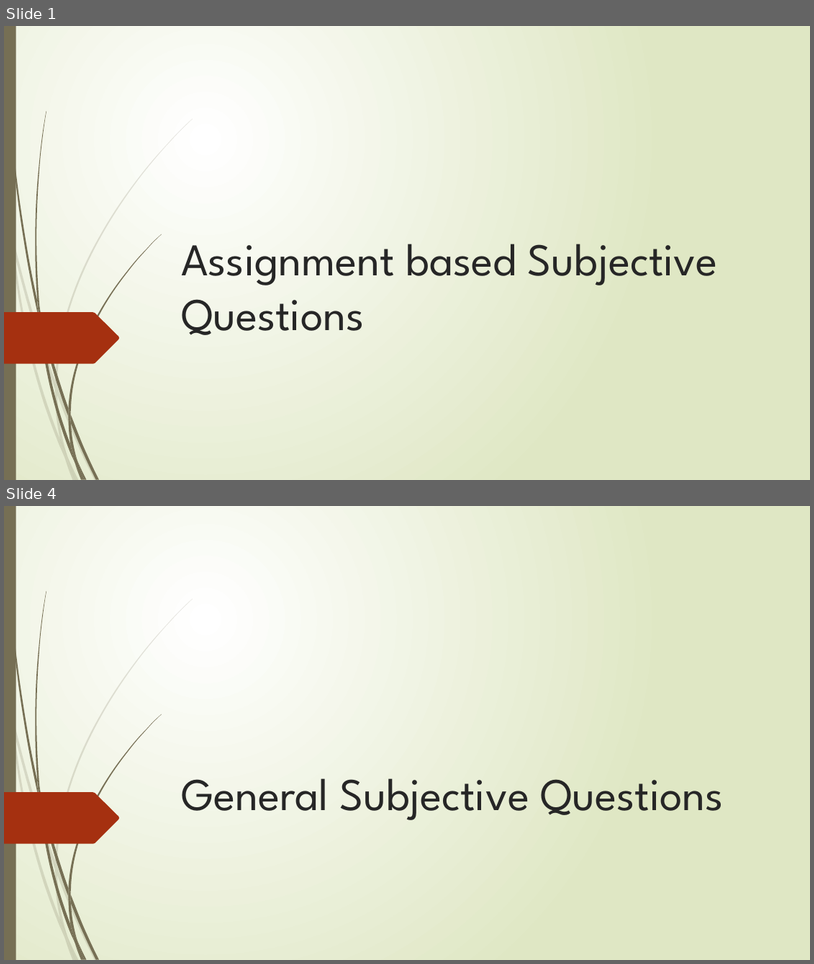
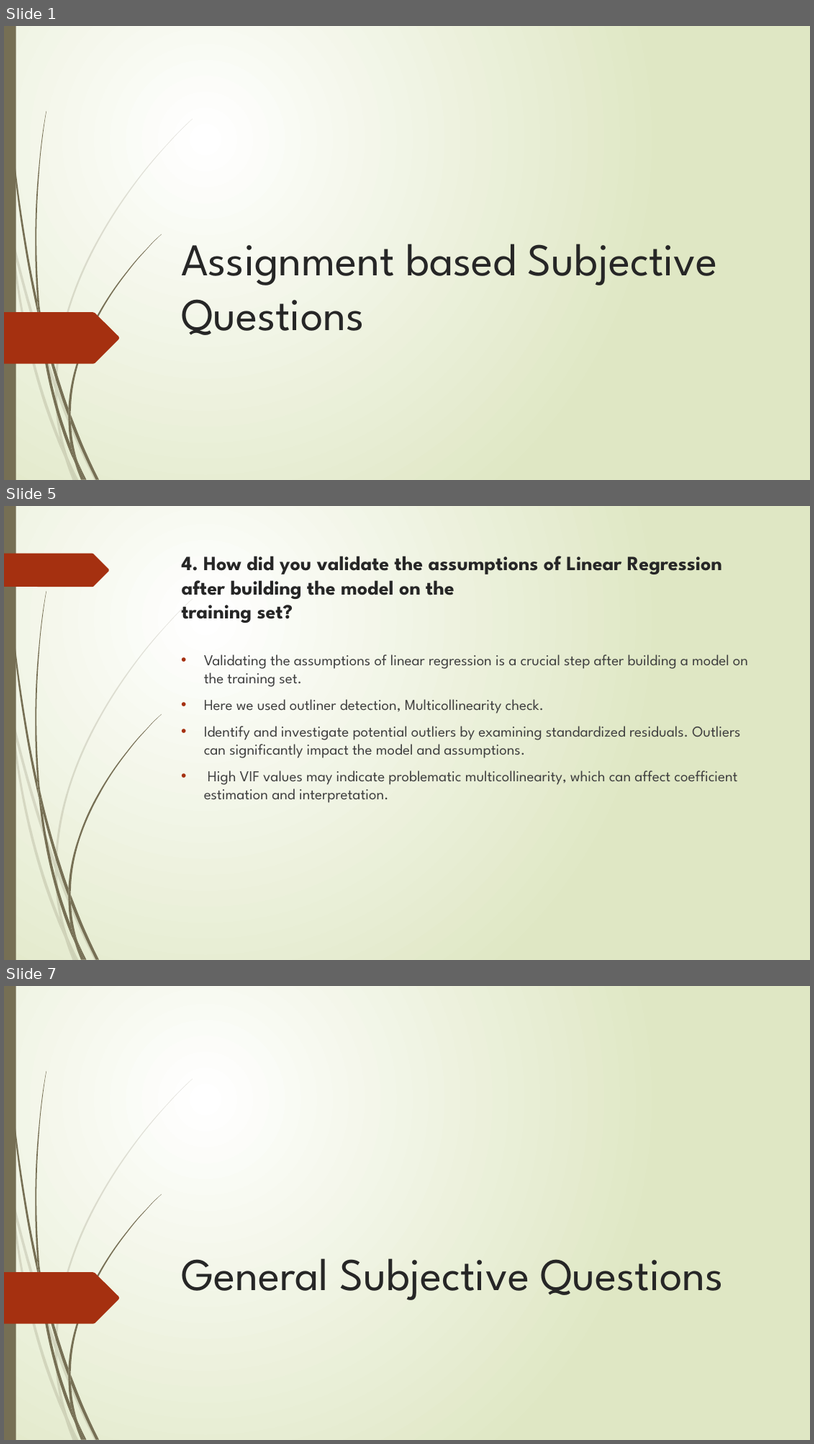
Before and after one commit to mylearning-datta/Linear-Regression, a slide deck: LinearRegression_Assignment/Linear Regression_Subjective Questions.pptx. Shown one above the other, each under a label of ours: slides 1 and 4 before the commit, slides 1, 5 and 7 after it; the slides between them are not shown. The pictures are 814x964 and 814x1444 pixels, drawn with LibreOffice and Linux fonts; fonts in the diff are those of the drawing. Boxes give left, top, right and bottom in pixels: in the first picture for what was removed or moved away, otherwise in the second. Text is boxed around its words. In the diff, an @@ line names an element or a change of style, - is before the commit and + after.

```diff
--- a/LinearRegression_Assignment/Linear Regression_Subjective Questions.pptx
+++ b/LinearRegression_Assignment/Linear Regression_Subjective Questions.pptx
@@ slide 5 added at box(4, 506, 810, 960), background gradient #FFFFFF to #DFE8C4; not listed: 23 template elements that a slide beside it also shows @@
@@ freeform shape added at box(4, 554, 109, 587), fill #A53010 @@
@@ title added at box(182, 556, 723, 623), 24 pt, text #262626, bold @@
+4. How did you validate the assumptions of Linear Regression after building the model on the
+training set?
@@ text added at box(204, 654, 748, 803), 18 pt, text #404040 @@
+• Validating the assumptions of linear regression is a crucial step after building a model on the training set.
+• Here we used outliner detection, Multicollinearity check.
+• Identify and investigate potential outliers by examining standardized residuals. Outliers can significantly impact the model and assumptions.
+• High VIF values may indicate problematic multicollinearity, which can affect coefficient estimation and interpretation.
@@ what was slide 4 is now slide 7 @@
```
Also in this commit, not shown: 4 slides changed, 4 other slides added.
